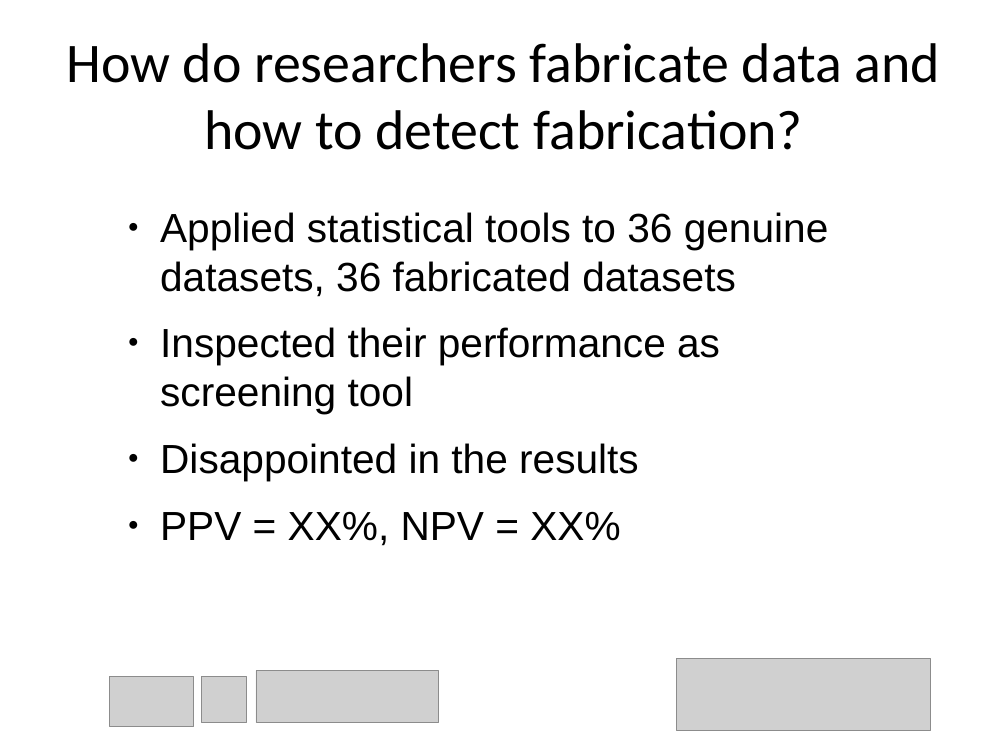
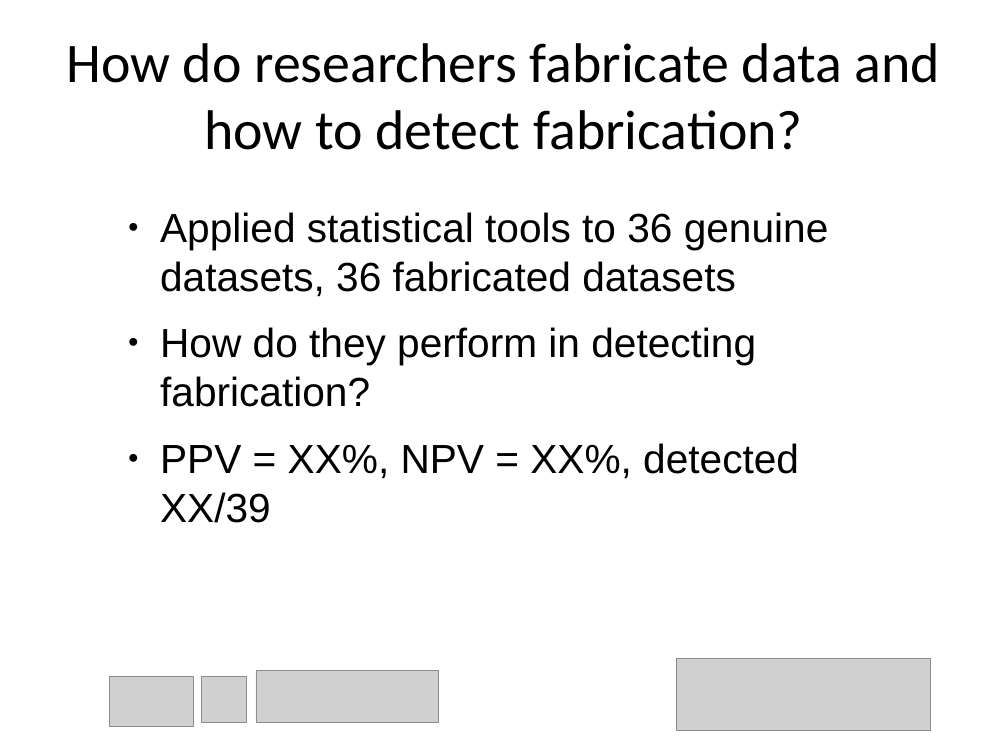
Before and after one commit to chartgerink/talks, a slide deck: slide 5 of 2015_2016/20160529 aps/how_to_detect_data_fab.odp. Drawn at 1008x756 pixels with LibreOffice and Linux fonts; fonts in the diff are those of the drawing; grey boxes stand for pictures. Boxes give left, top, right and bottom in pixels: in the first picture for what was removed or moved away, otherwise in the second. Text is boxed around its words. In the diff, an @@ line names an element or a change of style, - is before the commit and + after.

Commit message:
Work on APS presentation

```diff
--- a/2015_2016/20160529 aps/how_to_detect_data_fab.odp
+++ b/2015_2016/20160529 aps/how_to_detect_data_fab.odp
@@ text at box(160, 327, 799, 523): text changed @@
-● Inspected their performance as screening tool
-● Disappointed in the results
-● PPV = XX%, NPV = XX%
+● How do they perform in detecting fabrication?
+● PPV = XX%, NPV = XX%, detected XX/39
```
Also in this commit, not shown: 4 other slides changed, 4 slides added, 2 slides removed, 7 other files.
